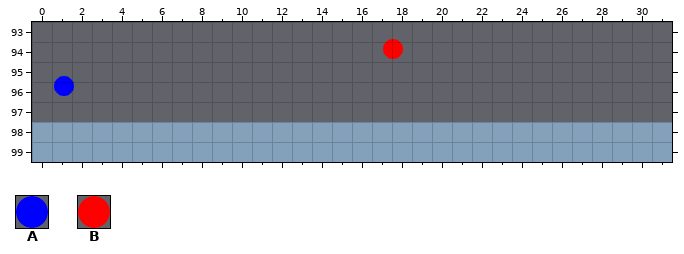
Tiled map, stored at core/assets/maps/geometry.tmx. This is how it looked before the edit.
Cells are 32x32 px. Shown: x 0..31, y 93..99.
Key: from "level": A 1 "blue_circle", B 2 "red_circle".
Objects are placed by their top-left corner, in cells (3,4 is the top-left corner of cell 3,4); size is 1x1 cell unless given.
Layers that did not change in this view are not listed.
Objects on layer "Actors" before:
B "red_circle" at 17.6,93.8
A "blue_circle" at 1.1,95.7
After:
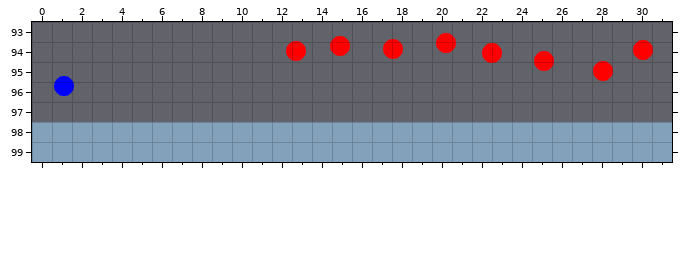
The exact change:
Layer "Actors":
added: B "red_circle" at 20.2,93.6
added: B "red_circle" at 14.9,93.7
added: B "red_circle" at 30,93.9
added: B "red_circle" at 12.7,94
added: B "red_circle" at 22.5,94.1
added: B "red_circle" at 25.1,94.5
added: B "red_circle" at 28.1,95
